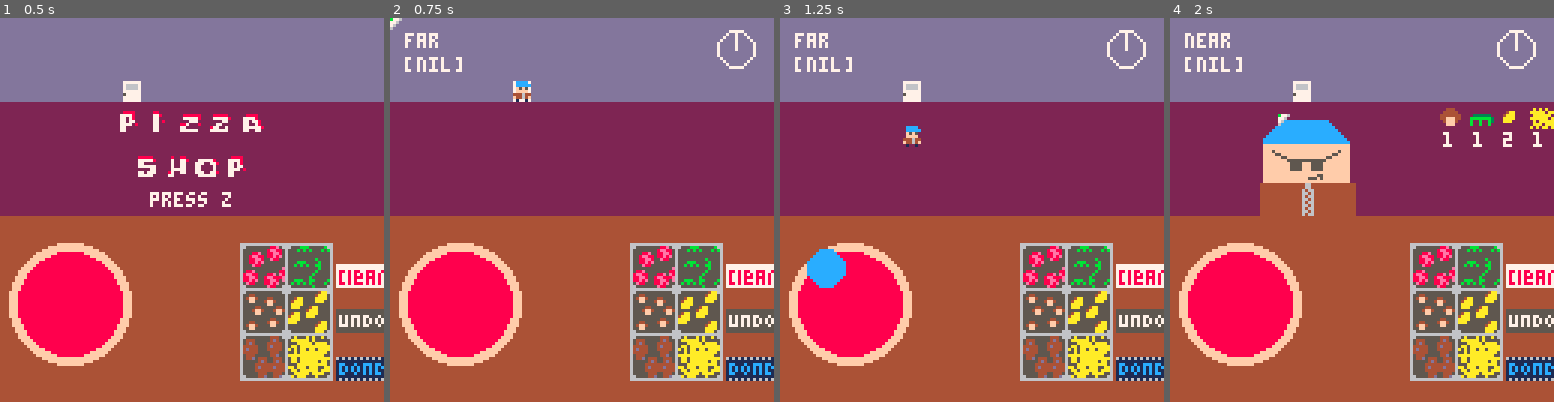
Above: before the commit, frames 1-4 (left to right).
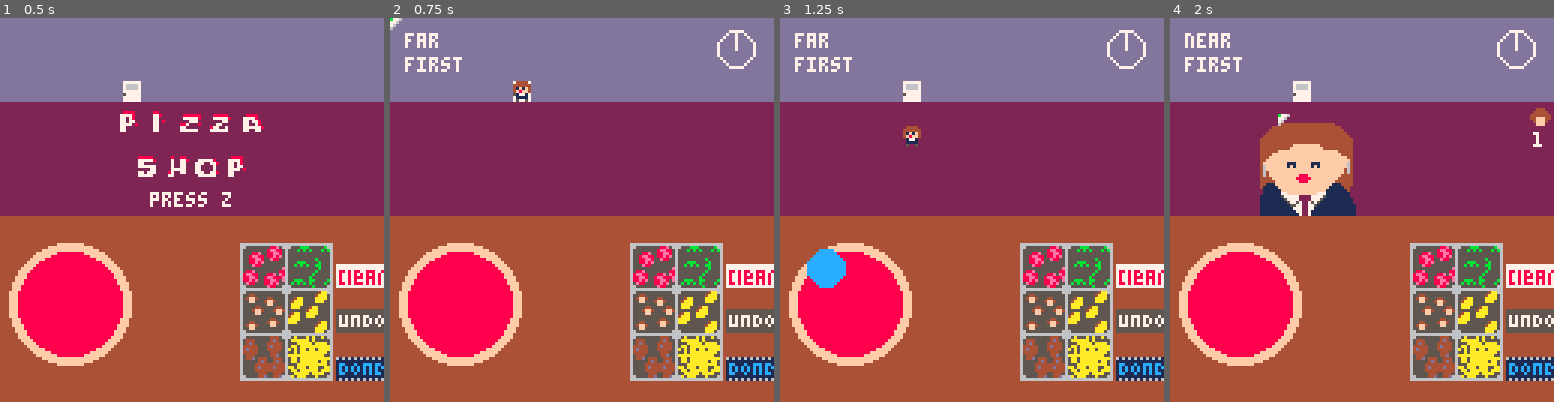
Above: after the commit, the same moments.

Repository: Cybrwire/pico8-tinkering
Game: PICO-8 cartridge pizza_shop.p8
Two runs of this game, one before a commit and one after it. Both use one fixed random seed, a clock stepped at 60 frames per second and the inputs below.
Inputs (mouse positions are in pixels of both pictures, inside the frame that each line leads up to):
- Up to frame 1 (0.5 s): no input
- Up to frame 2 (0.75 s): click (670, 121) at 0.67 s; tap O (Z key) at 0.7 s
- Up to frame 3 (1.25 s): click (826, 267) at 1.22 s
- Up to frame 4 (2 s): tap O (Z key) at 1.7 s; click (1277, 114) at 1.77 s

Frame 1 is identical in both runs. In frame 2, 0.4% of the frame differs, in the area x 4-37%, y 10-22%; in frame 3, 0.4%; in frame 4, 5.5%, in the area x 4-100%, y 10-52%.

Commit message:
WIP: spinning ingredients on boss2

Diff:
--- a/pizza_shop.p8
+++ b/pizza_shop.p8
@@ -18,10 +18,10 @@
 
 	ingredients_spr = {48,50,52,54,56,58}
 	customers = {
-	 --new_customer(3,64,40,20,false),
-	 new_customer(4,68,40,20,false),
-	 new_customer(5,72,40,20,false),
-	 new_customer(6,128,40,20,true),--boss
+	 --new_customer(3,64,nil,40,20,false),
+	 --new_customer(4,68,nil,40,20,false),
+	 --new_customer(5,72,nil,40,20,false),
+	 new_customer(6,128,132,40,20,true),--boss
 	}
 
 	kids = {
@@ -51,7 +51,7 @@
 	elseif game_state == 'play' then
 		draw_ingredients()
 		draw_customers(customers[1])
-		draw_customer_order()
+		draw_customer_order(customers[1])
 		draw_timer()
 		if customers[1].phase=='second' then
 			draw_kids(kids)
@@ -133,12 +133,8 @@
 
 function draw_ingredients()
  for i in all(ingredients) do
-        if i.id then
-         spr(i.spr,i.x,i.y)
-        else
-         spr(i.spr,i.x,i.y)
-        end
-    end
+  spr(i.spr,i.x,i.y)
+ end
 end
 
 function draw_cursor()
@@ -168,15 +164,22 @@
 
 end
 
-function draw_customer_order()
+function draw_customer_order(_c)
 	local tally = tally_ingredients(customers[1].order)
 	local x = 120
+	local t = close_time
+	local offset = (1/6)
+	local r = 30
 
 	for id,cnt in pairs(tally) do
-		if customers[1].state == 'near' then
-			spr(ingredients_spr[id],x,30)
-			print(cnt,x+1,38,7)
-			x -= 10
+		if _c.state == 'near' then
+			if _c.phase == 'second' then
+			 spr(ingredients_spr[id],(_c.x+cos(t+(id*offset))*r),(_c.y+sin(t+(id*offset))*r))
+			else
+				spr(ingredients_spr[id],x,30)
+			end
+				print(cnt,x+1,38,7)
+				x -= 10
 		end
 	end
 end
@@ -192,12 +195,6 @@
 		spr(i.spr,i.x,i.y)
 	end
 end
-
-
-
-		--draw small sprite again
-		--go back to door
-		--come back in with kids behind
 -->8
 --button controls
 function click()
@@ -296,11 +293,11 @@
 end
 -->8
 --customers
-function new_customer(_spr,_big,_x,_y,_boss)
+function new_customer(_spr,_big,_big2,_x,_y,_boss)
 	local c = {}
 
 	if _boss then
-		c = {spr=_spr,big=_big,big2=132,x=_x,y=_y,ty=57,t=30,state='far',speed=c_speed,boss=_boss,phase='first'}
+		c = {spr=_spr,big=_big,big2=_big2,x=_x,y=_y,ty=57,t=30,state='far',speed=c_speed,boss=_boss,phase='first'}
 	else
 		c = {spr=_spr,big=_big,x=_x,y=_y,ty=57,t=30,state='far',speed=c_speed,boss=_boss}
 	end
